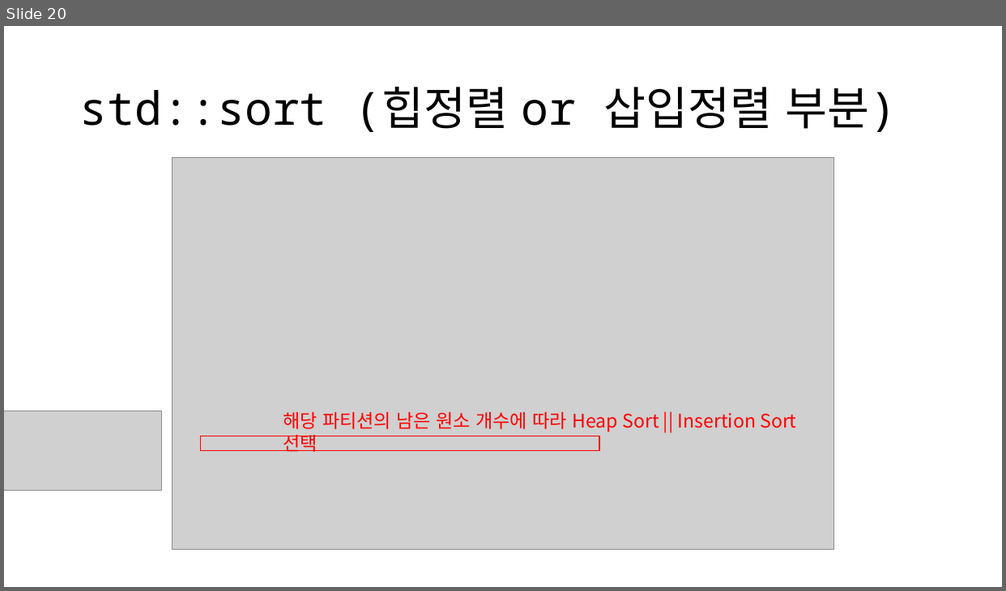
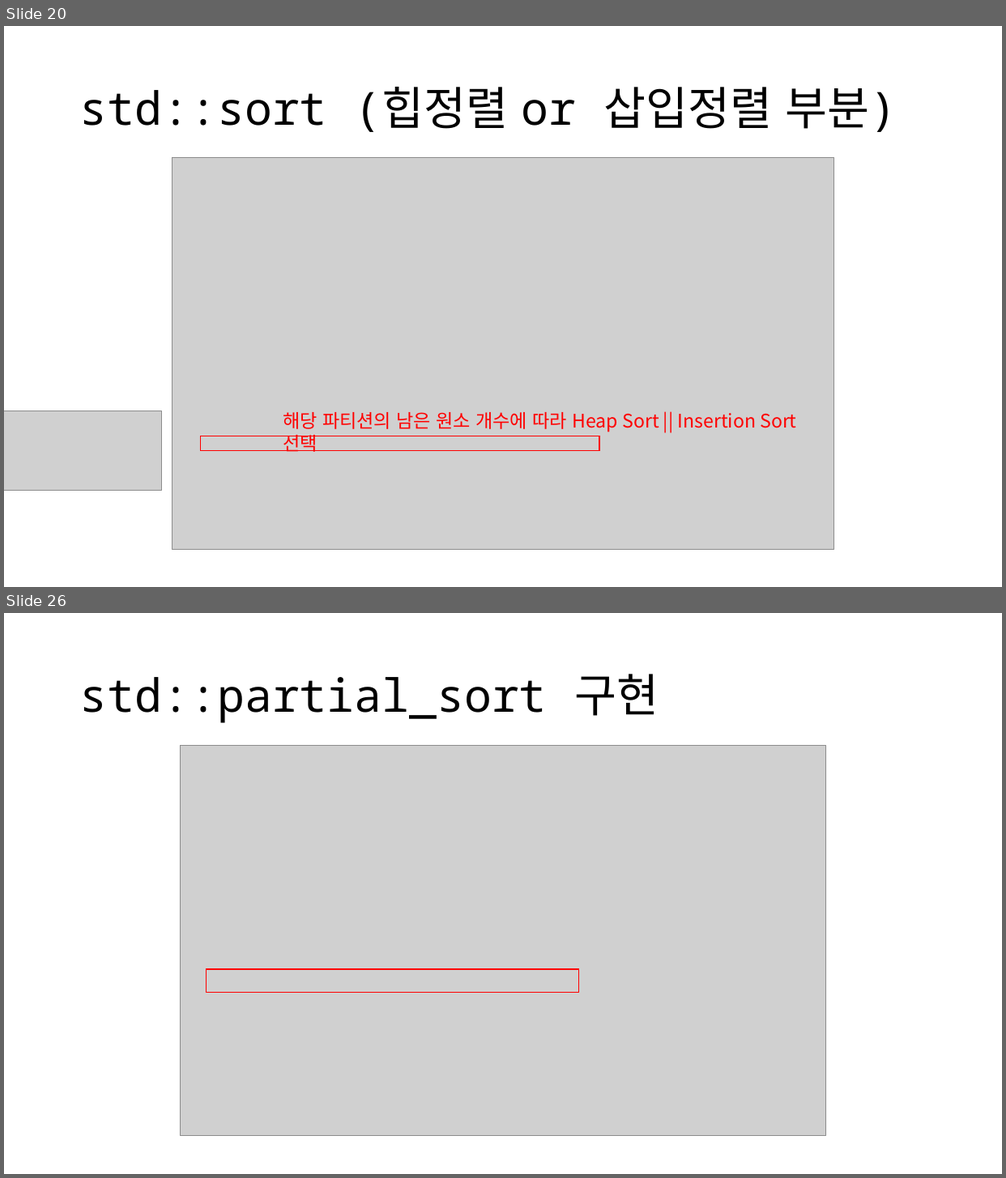
Before and after one commit to OptimizationStudy/Repo2019, a slide deck: opt_study_sorting_operations.pptx. Shown one above the other, each under a label of ours: slide 20 before the commit, slides 20 and 26 after it; the slides between them are not shown. The pictures are 1006x591 and 1006x1178 pixels, drawn with LibreOffice and Linux fonts; fonts in the diff are those of the drawing; grey boxes stand for pictures. Boxes give left, top, right and bottom in pixels: in the first picture for what was removed or moved away, otherwise in the second. Text is boxed around its words. In the diff, an @@ line names an element or a change of style, - is before the commit and + after.

Commit message:
update partial_sort, stable_sort

```diff
--- a/opt_study_sorting_operations.pptx
+++ b/opt_study_sorting_operations.pptx
@@ slide 26 added at (4,613,1002,1174), background #FFFFFF @@
@@ title added at (80,674,658,723), 44 pt, text #000000 @@
+std::partial_sort 구현
@@ picture added at (181,746,826,1136) @@
@@ rectangle added at (206,969,579,993), outline #FF0000 1 pt @@
```
Also in this commit, not shown: 1 slide changed, 29 other slides added.
